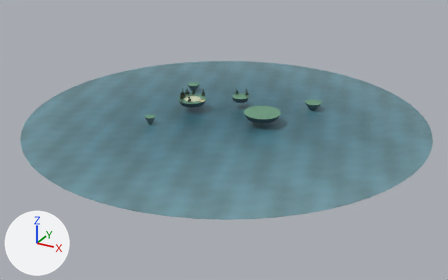
What one commit did to the glTF model public/assets/island-scenery-atelier.glb.
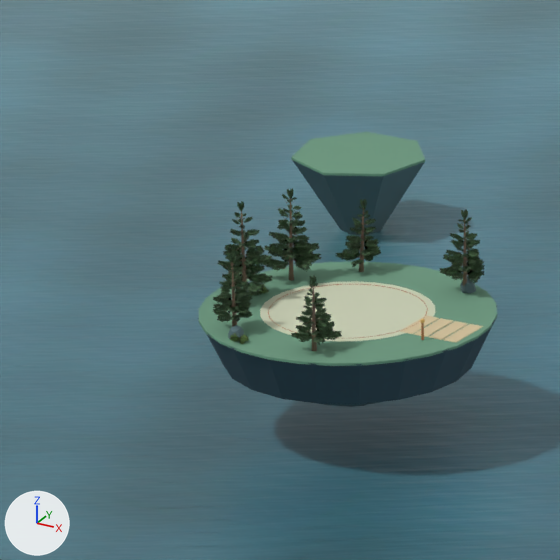
Old and new are each drawn whole from a 50 mm lens placed at (154.4, -283.4, 120.6), pointed at (2.4, -7.1, -17.6) and again close up on the part from 36% to 47% of the width and 25% to 44% of the height. Lighting does not change. The marker at lower left points along +X, +Y and +Z. The older version's two pictures come first. Vertices at exactly the same position are counted once.

Objects in the first close-up: 'Workshop island scenery'.
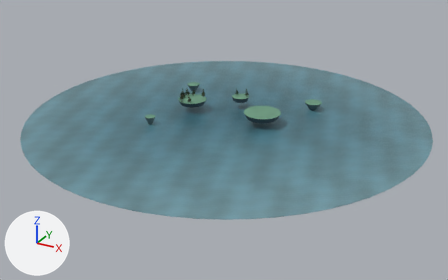
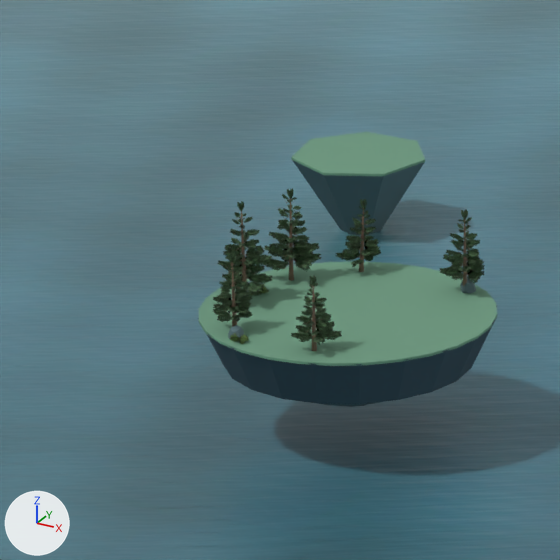
Diff of the bpy script that builds the scene:
```diff
--- a/public/assets/island-scenery-atelier.glb.py
+++ b/public/assets/island-scenery-atelier.glb.py
@@ me_mesh_0 @@
 # used by ob_workshop_island_scenery; location = (0.0, 0.0, 0.0)
-me_mesh_0.from_pydata(...)  # 9452 vertices, 8968 faces; spans x -110.0..110.0, y -110.0..110.0, z -7.0..6.0
+me_mesh_0.from_pydata(...)  # 9162 vertices, 8428 faces; spans x -110.0..110.0, y -110.0..110.0, z -7.0..6.0
+# me_mesh_0 part 1: 7 loose pieces with 232 vertices, spanning x -26.0..-14.0, y -4.0..4.0, z 0.0..1.0, are deleted
+# me_mesh_0 part 2
+# 58 vertices are removed from x -27.0..-17.0, y -5.0..5.0, z 0.0
+# 138 faces are deleted
+# 2 vertices move within x -27.0, y -1.0..0.0, z 0.0
+# 26 new faces join them, mat_layered_coastal_foliage
 me_mesh_0.materials.append(mat_rock)
@@ me_mesh_0 @@
 me_mesh_0.materials.append(mat_grass)
-me_mesh_0.materials.append(mat_stone)  # pale yellow #cbd1b6
-me_mesh_0.materials.append(mat_copper)  # orange #bc8355
-me_mesh_0.materials.append(mat_path)  # beige #d3c19b
-me_mesh_0.materials.append(mat_gold)  # orange #e5b868
 me_mesh_0.materials.append(mat_water)
```

Boxes (x1, y1, x2, y2) around the edits, measured in the close-ups (560 x 560 px):
part 1 of me_mesh_0, deleted: before (268, 284, 483, 343)
part 2 of me_mesh_0, cut back: before (250, 281, 435, 342); after (250, 285, 269, 296)
